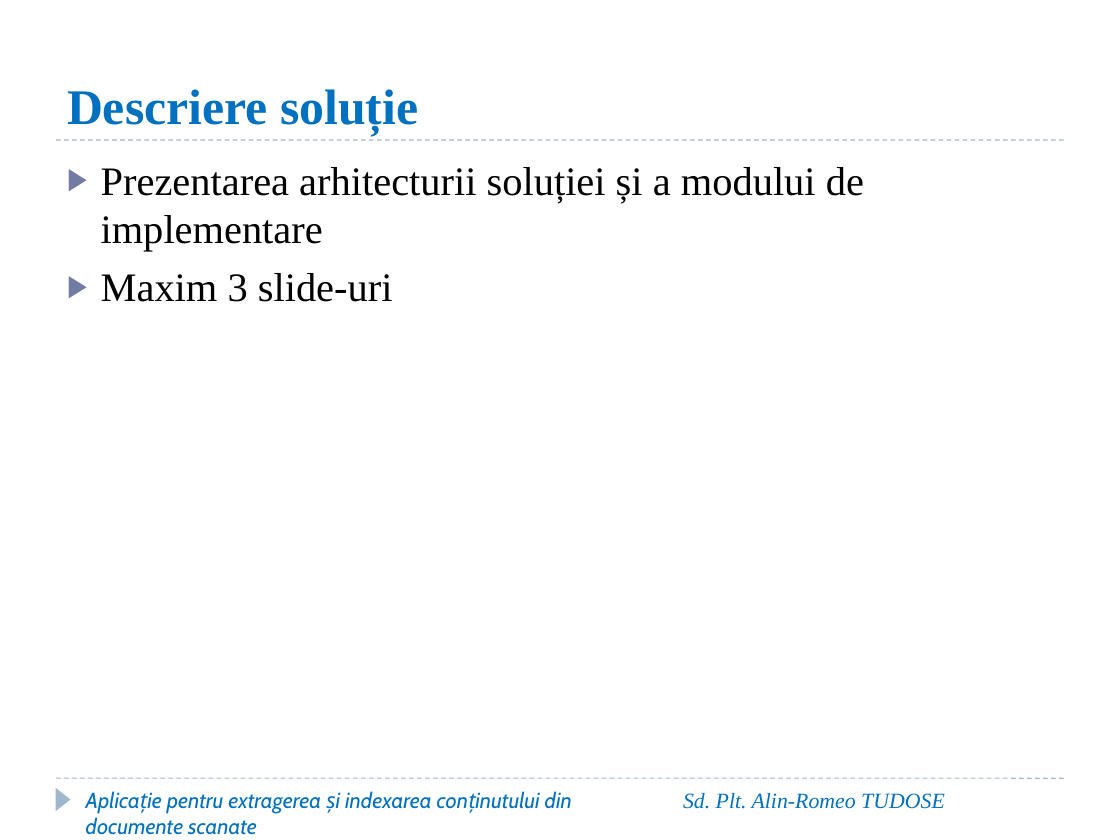
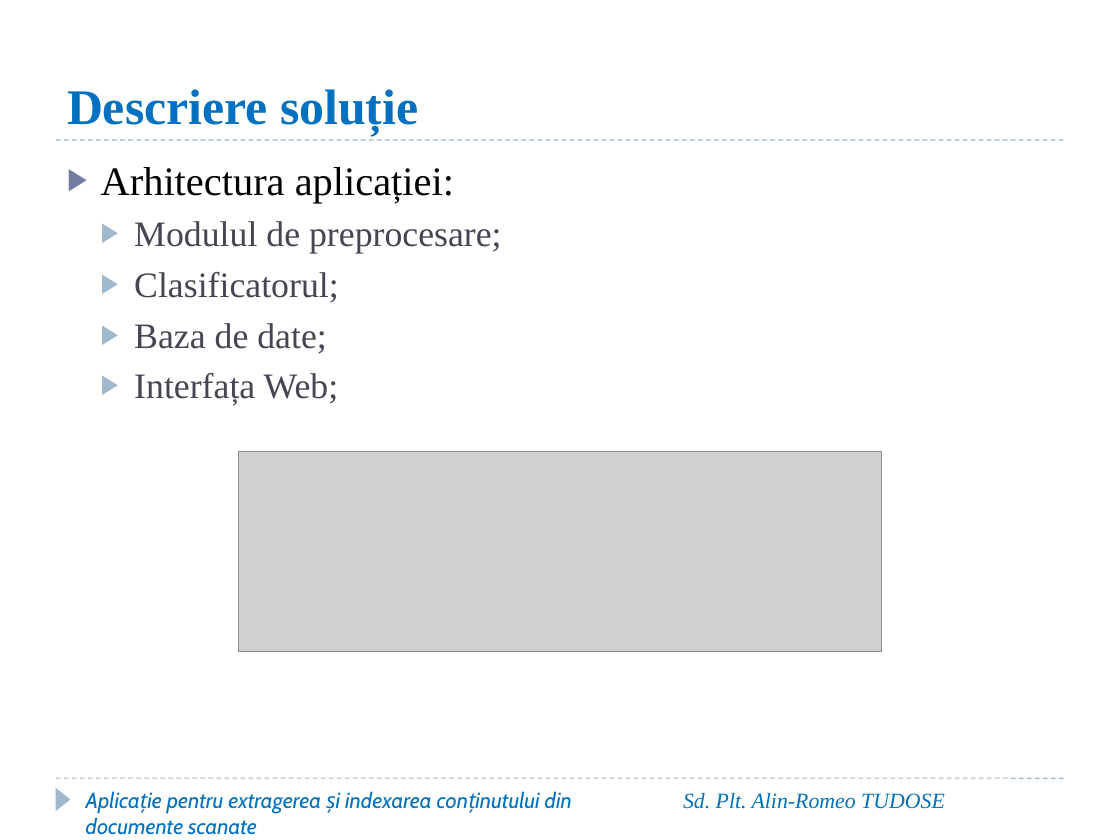
Before and after one commit to AlinTudose98/DocumentatieLicenta, a slide deck: slide 7 of Prezentare_Licenta_Tudose_Alin.pptx. Drawn at 1120x840 pixels with LibreOffice and Linux fonts; fonts in the diff are those of the drawing; grey boxes stand for pictures; background and template pictures are left out. Boxes give left, top, right and bottom in pixels: in the first picture for what was removed or moved away, otherwise in the second. Text is boxed around its words. In the diff, an @@ line names an element or a change of style, - is before the commit and + after.

Commit message:
Finalizare prezentare

```diff
--- a/Prezentare_Licenta_Tudose_Alin.pptx
+++ b/Prezentare_Licenta_Tudose_Alin.pptx
@@ text at box(101, 167, 502, 406): text changed; size 26 to 23 pt; text colour #000000 to #464653 @@
-▶ Prezentarea arhitecturii soluției și a modului de implementare
-▶ Maxim 3 slide-uri
+▶ Arhitectura aplicației:
+  ▶ Modulul de preprocesare;
+  ▶ Clasificatorul;
+  ▶ Baza de date;
+  ▶ Interfața Web;
@@ picture added at box(239, 451, 881, 651) @@
```
Also in this commit, not shown: 3 other slides changed, 5 slides added.
